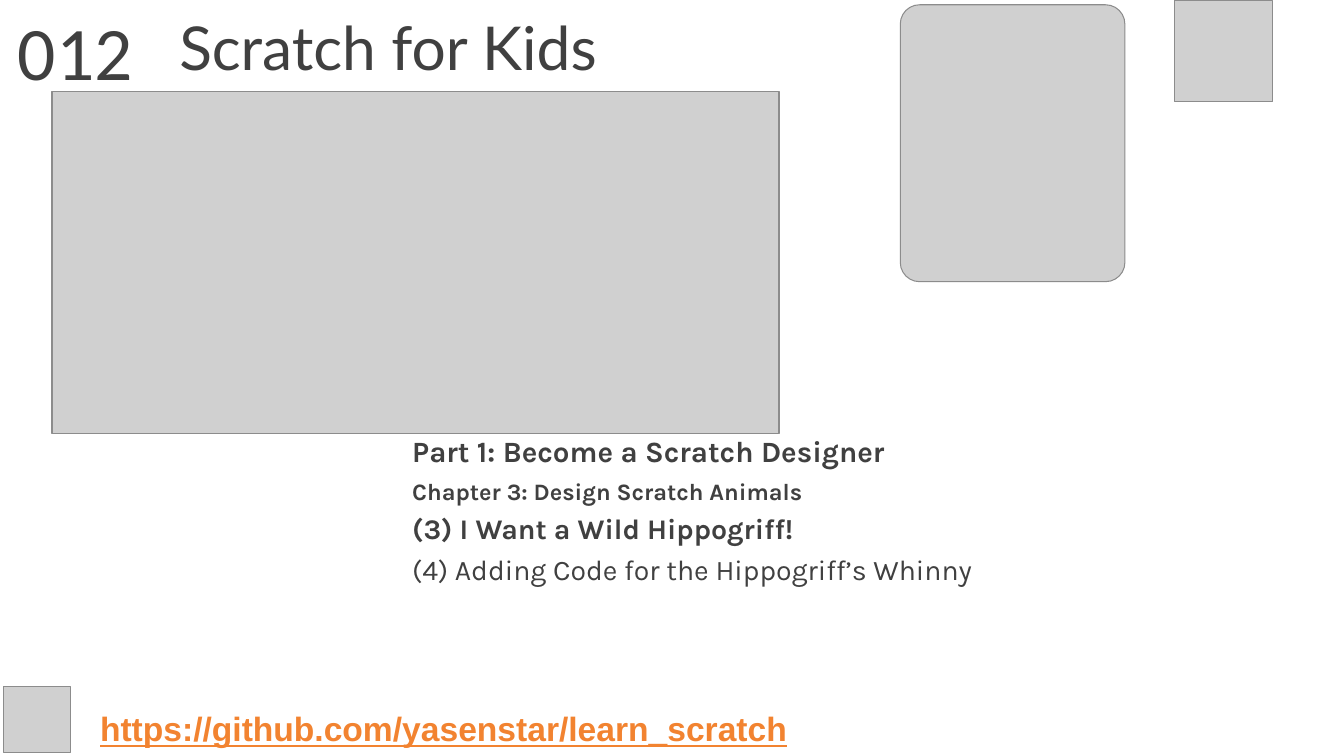
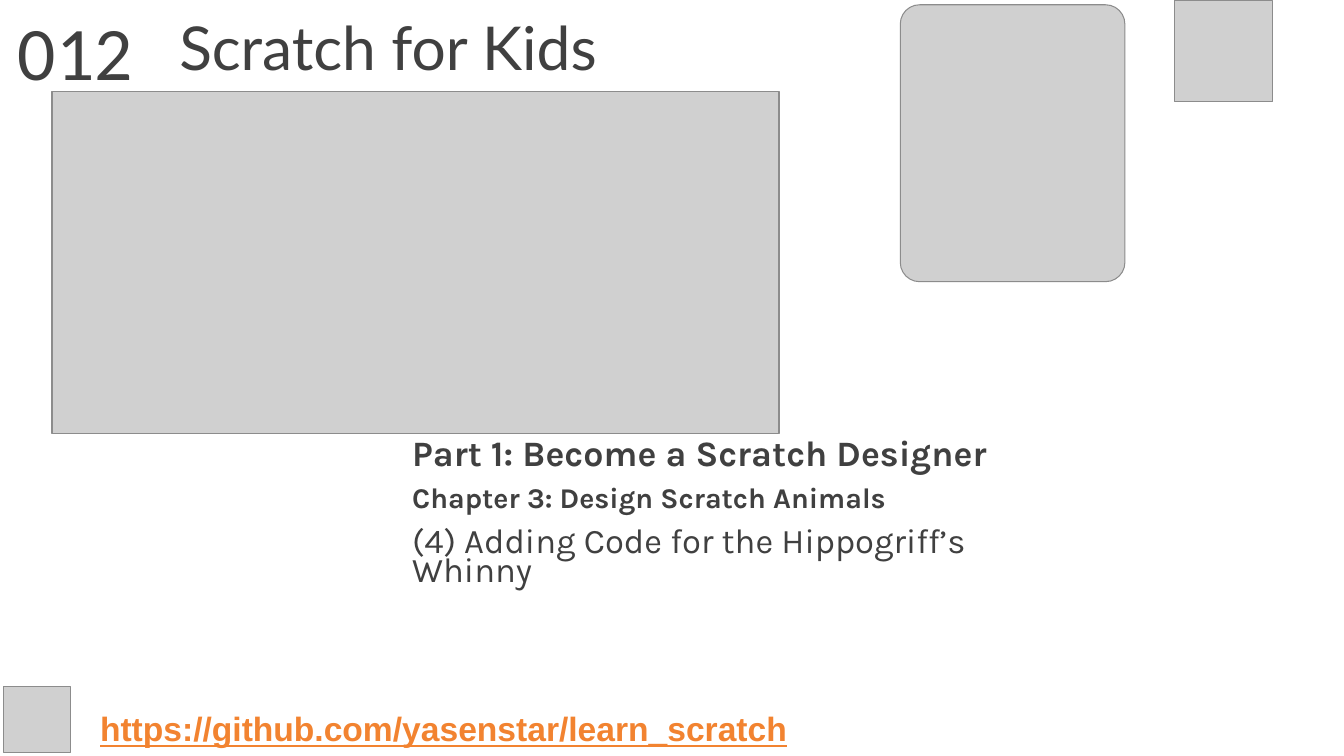
Before and after one commit to yasenstar/learn_scratch, a slide deck: slide 14 of scratch4kids/Scratch4Kids.pptx. Drawn at 1344x756 pixels with LibreOffice and Linux fonts; fonts in the diff are those of the drawing; grey boxes stand for pictures; background and template pictures are left out. Boxes give left, top, right and bottom in pixels: in the first picture for what was removed or moved away, otherwise in the second. Text is boxed around its words. In the diff, an @@ line names an element or a change of style, - is before the commit and + after.

```diff
--- a/scratch4kids/Scratch4Kids.pptx
+++ b/scratch4kids/Scratch4Kids.pptx
@@ subtitle "Part 1: Become a Scratch ..." at [412, 440, 986, 591]: size 21 to 25.5 pt in "Part 1: Become a Scratch Designer"; size 16.8 to 20.4 pt in "Chapter 3: Design Scratch Animals"; size 20.3 to 24.6 pt in "(4) Adding Code for the Hippogriff’s Whinny" @@
@@ subtitle at [412, 518, 793, 546]: paragraph removed @@
-(3) I Want a Wild Hippogriff!
```
Also in this commit, not shown: 1 other file.
